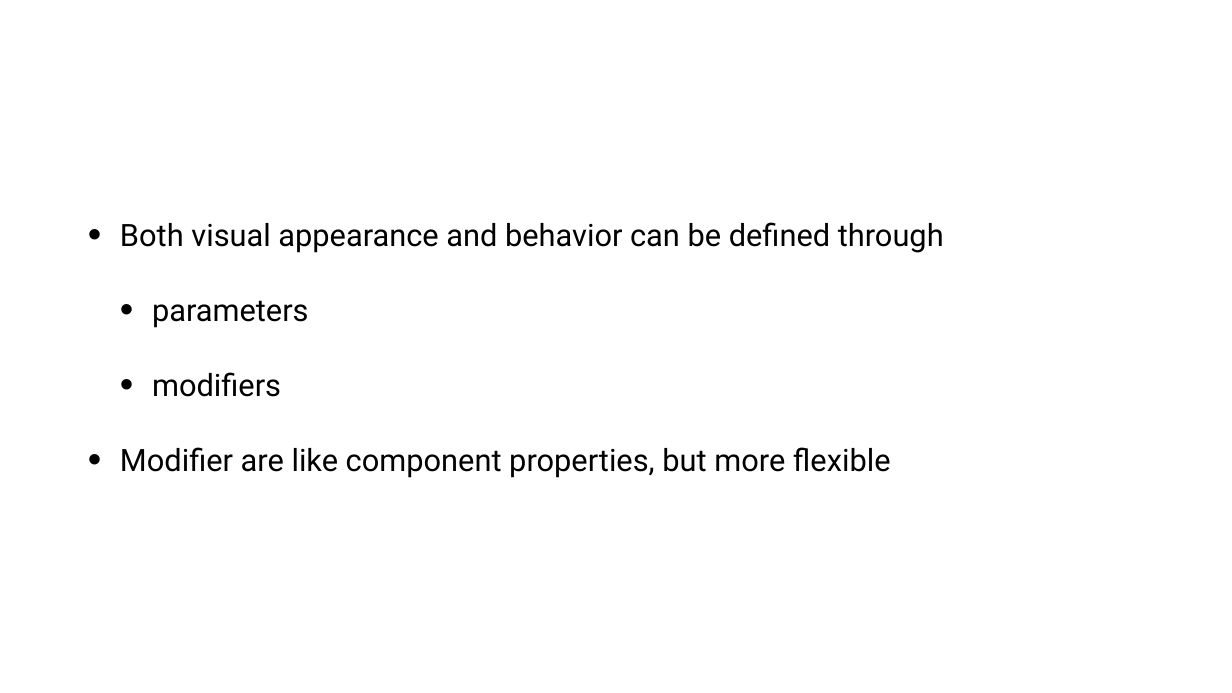
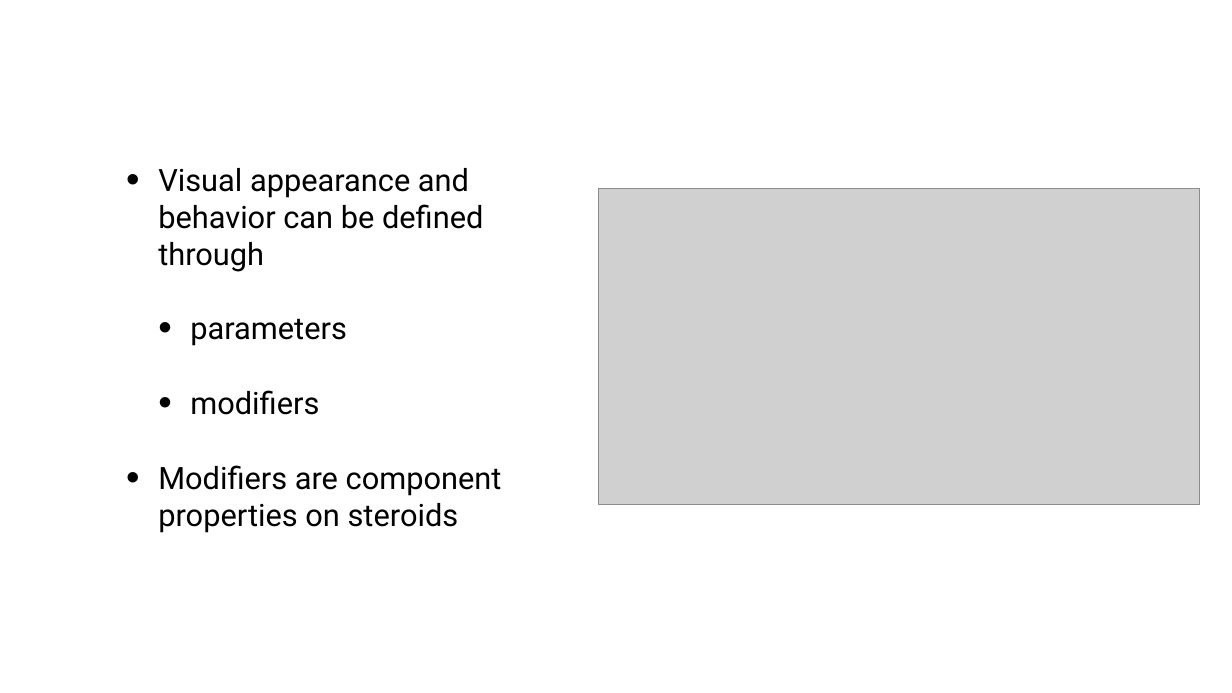
Before and after one commit to tkuenneth/compose_workshop, a slide deck: slide 14 of slides/02_Basics.pptx (slide 15 before the commit). Drawn at 1232x693 pixels with LibreOffice and Linux fonts; fonts in the diff are those of the drawing; grey boxes stand for pictures; background and template pictures are left out. Boxes give left, top, right and bottom in pixels: in the first picture for what was removed or moved away, otherwise in the second. Text is boxed around its words. In the diff, an @@ line names an element or a change of style, - is before the commit and + after.

```diff
--- a/slides/02_Basics.pptx
+++ b/slides/02_Basics.pptx
@@ text "Visual appearance and behavior can ...": place and size @@
-text "Visual appearance and behavior can ..." at (120,222,944,478)
+text "Visual appearance and behavior can ..." at (158,168,502,533)
@@ text at (158,168,483,272): text changed @@
-• Both visual appearance and behavior can be defined through
+• Visual appearance and behavior can be defined through
@@ picture added at (599,188,1199,505) @@
@@ text at (158,465,502,533): text changed @@
-• Modifier are like component properties, but more flexible
+• Modifiers are component properties on steroids
```
Also in this commit, not shown: 9 other slides changed, 10 slides added, 9 slides removed.
